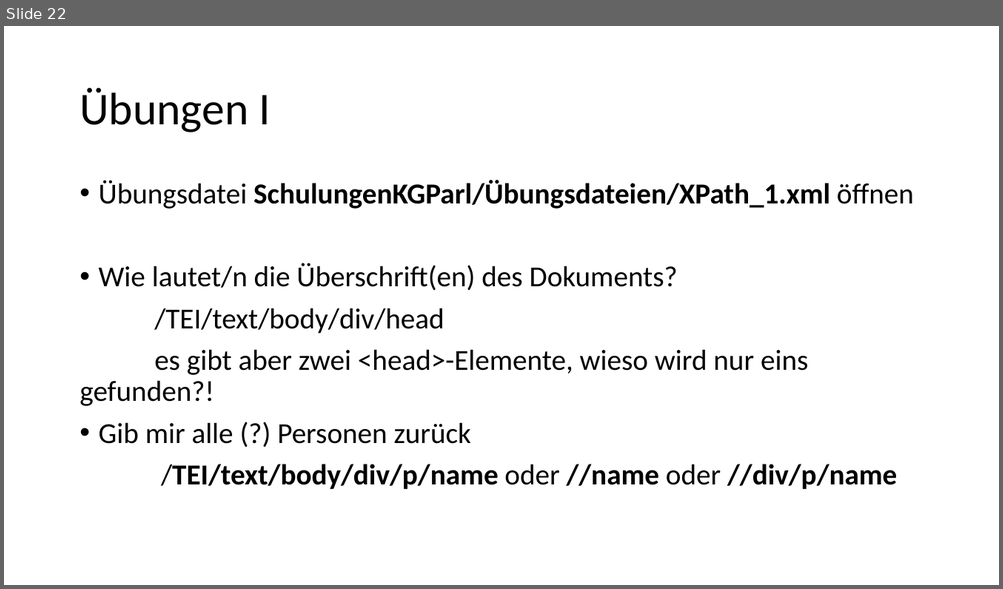
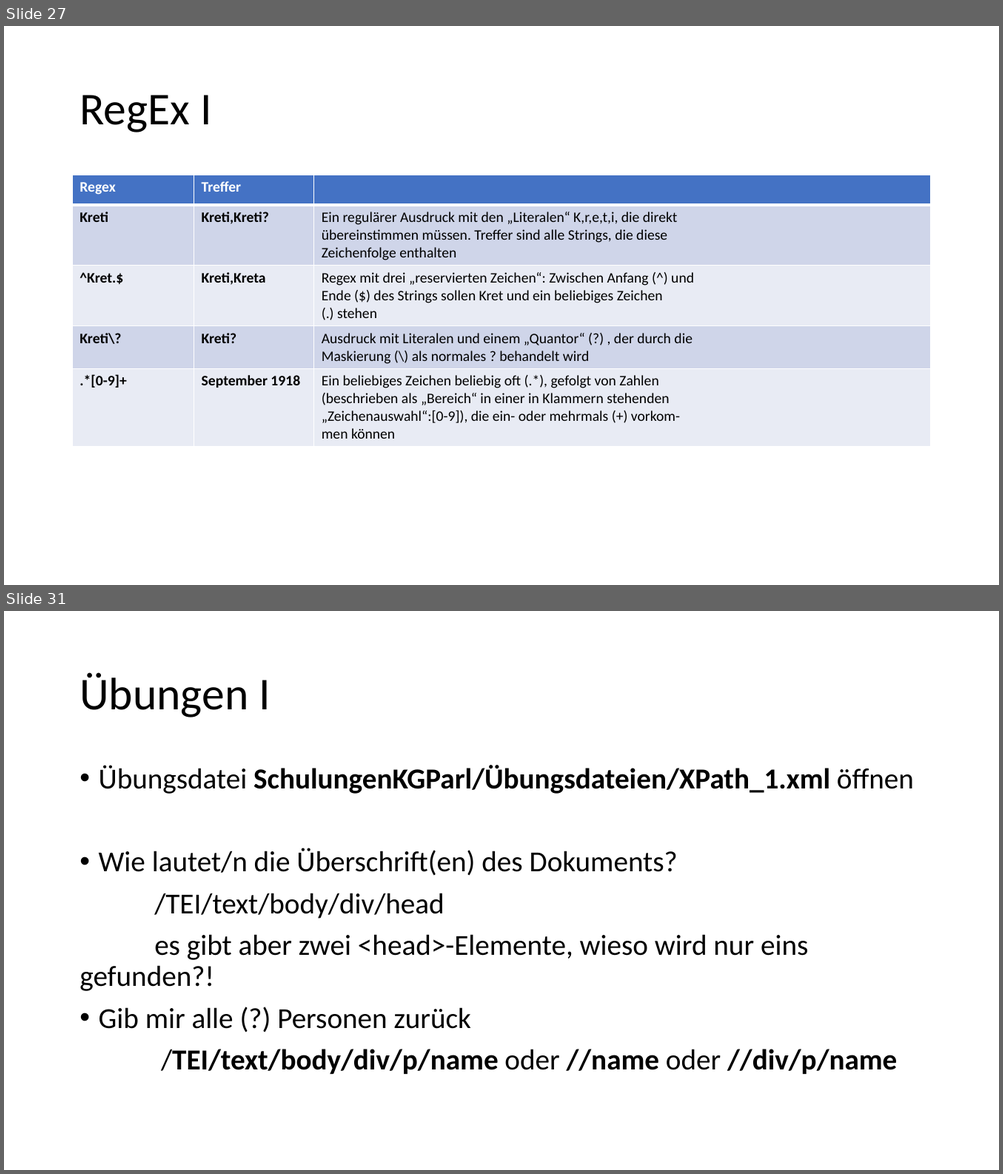
Before and after one commit to Lena-Luise/Lehre, a slide deck: SchulungenKGParl/Folien/XPath.pptx. Shown one above the other, each under a label of ours: slide 22 before the commit, slides 27 and 31 after it; the slides between them are not shown. The pictures are 1003x589 and 1003x1174 pixels, drawn with LibreOffice and Linux fonts; fonts in the diff are those of the drawing. Boxes give left, top, right and bottom in pixels: in the first picture for what was removed or moved away, otherwise in the second. Text is boxed around its words. In the diff, an @@ line names an element or a change of style, - is before the commit and + after.

```diff
--- a/SchulungenKGParl/Folien/XPath.pptx
+++ b/SchulungenKGParl/Folien/XPath.pptx
@@ slide 27 added at (x1=4, y1=26, x2=999, y2=585), background #FFFFFF @@
@@ title added at (x1=79, y1=95, x2=211, y2=133), 44 pt, text #000000 @@
+RegEx I
@@ table added at (x1=73, y1=175, x2=930, y2=445), 5 rows, 3 columns @@
+Regex | Treffer | 
+Kreti | Kreti,Kreti? | Ein regulärer Ausdruck mit den „Literalen“ K,r,e,t,i, die direkt übereinstimmen müssen. Treffer sind alle Strings, die diese Zeichenfolge enthalten
+^Kret.$ | Kreti,Kreta | Regex mit drei „reservierten Zeichen“: Zwischen Anfang (^) und Ende ($) des Strings sollen Kret und ein beliebiges Zeichen (.) stehen
+Kreti\? | Kreti? | Ausdruck mit Literalen und einem „Quantor“ (?) , der durch die Maskierung (\) als normales ? behandelt wird
+.*[0-9]+ | September 1918 | Ein beliebiges Zeichen beliebig oft (.*), gefolgt von Zahlen (beschrieben als „Bereich“ in einer in Klammern stehenden „Zeichenauswahl“:[0-9]), die ein- oder mehrmals (+) vorkom- men können
@@ what was slide 22 is now slide 31 @@
```
Also in this commit, not shown: 15 slides changed, 9 other slides added, 1 slide removed, 1 other file.
